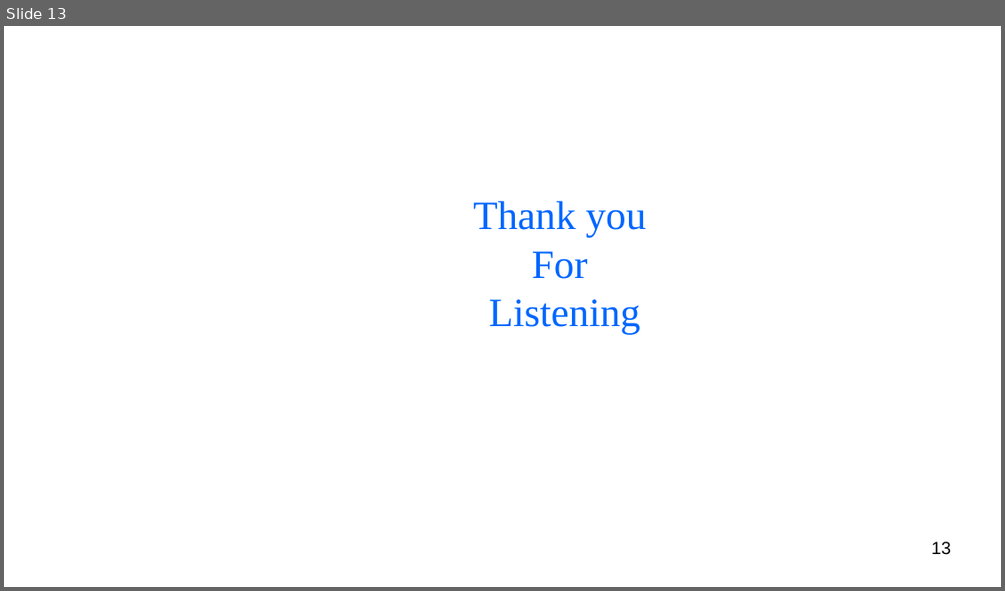
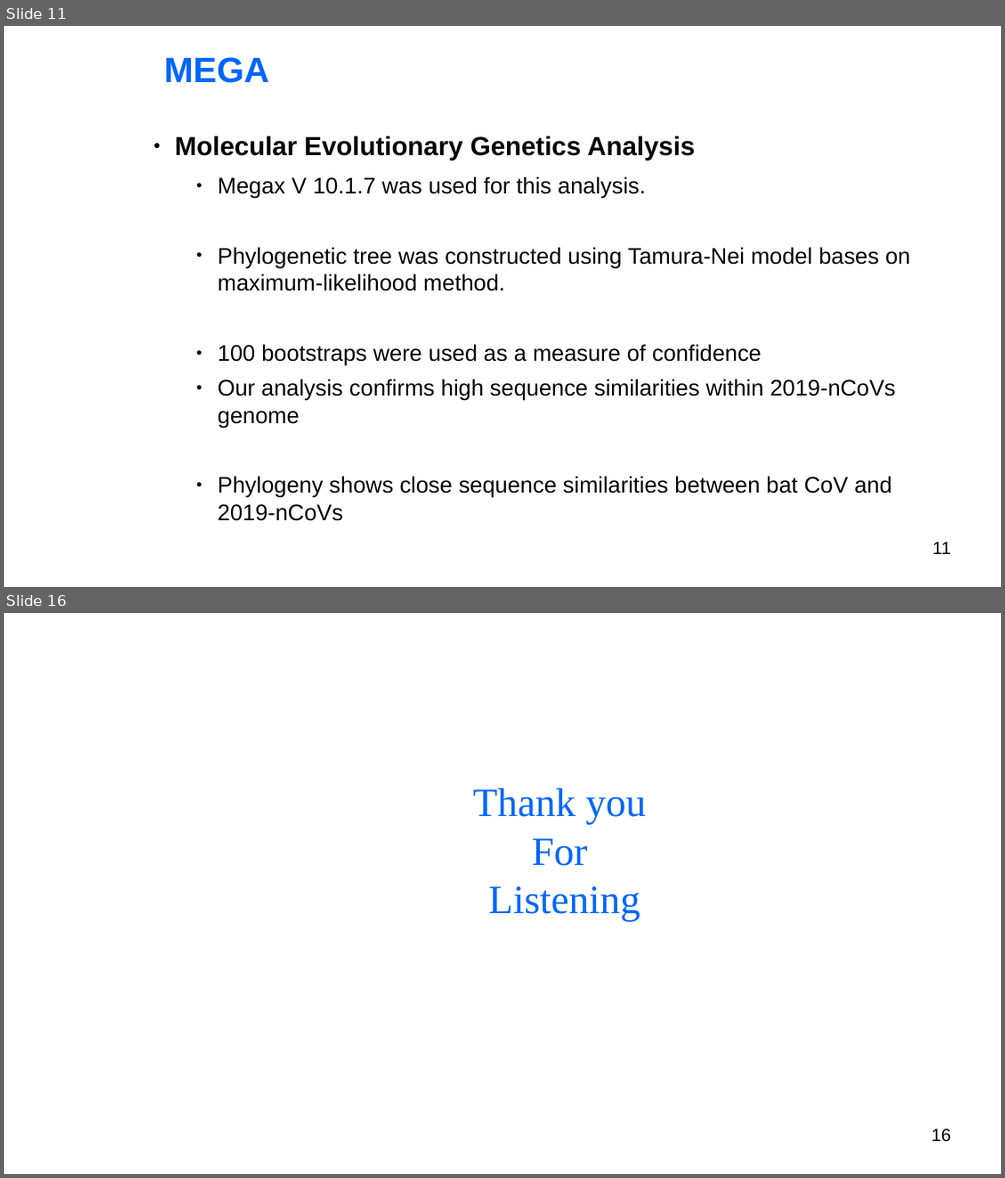
Before and after one commit to BryanAbuchery/Group_Project, a slide deck: Group_presentation.odp. Shown one above the other, each under a label of ours: slide 13 before the commit, slides 11 and 16 after it; the slides between them are not shown. The pictures are 1005x591 and 1005x1178 pixels, drawn with LibreOffice and Linux fonts; fonts in the diff are those of the drawing; background and template pictures are left out. Boxes give left, top, right and bottom in pixels: in the first picture for what was removed or moved away, otherwise in the second. Text is boxed around its words. In the diff, an @@ line names an element or a change of style, - is before the commit and + after.

```diff
--- a/Group_presentation.odp
+++ b/Group_presentation.odp
@@ slide 11 added at (4, 26, 1001, 587), background picture (left out) @@
@@ title added at (164, 57, 269, 83), 28 pt, text #0066FF, bold @@
+MEGA
@@ text added at (175, 135, 910, 521), 18 pt, text #050505 @@
+● Molecular Evolutionary Genetics Analysis
+    ● Megax V 10.1.7 was used for this analysis.
+    ● Phylogenetic tree was constructed using Tamura-Nei model bases on maximum-likelihood method.
+    ● 100 bootstraps were used as a measure of confidence
+    ● Our analysis confirms high sequence similarities within 2019-nCoVs genome
+    ● Phylogeny shows close sequence similarities between bat CoV and 2019-nCoVs
@@ page number added at (932, 541, 951, 554), 14 pt, text #000000 @@
+11
@@ what was slide 13 is now slide 16 @@
@@ page number at (931, 1128, 951, 1142): text changed @@
-13
+16
```
Also in this commit, not shown: 9 slides changed, 5 other slides added, 3 slides removed.
